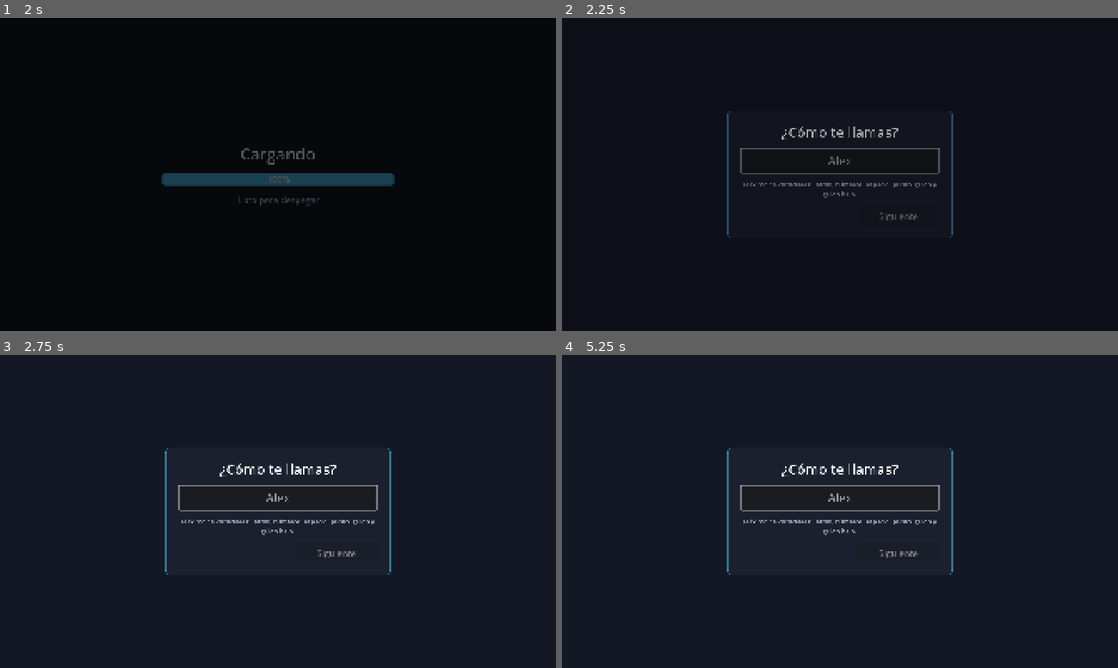
Above: before the commit, frames 1-4 (two rows, left to right).
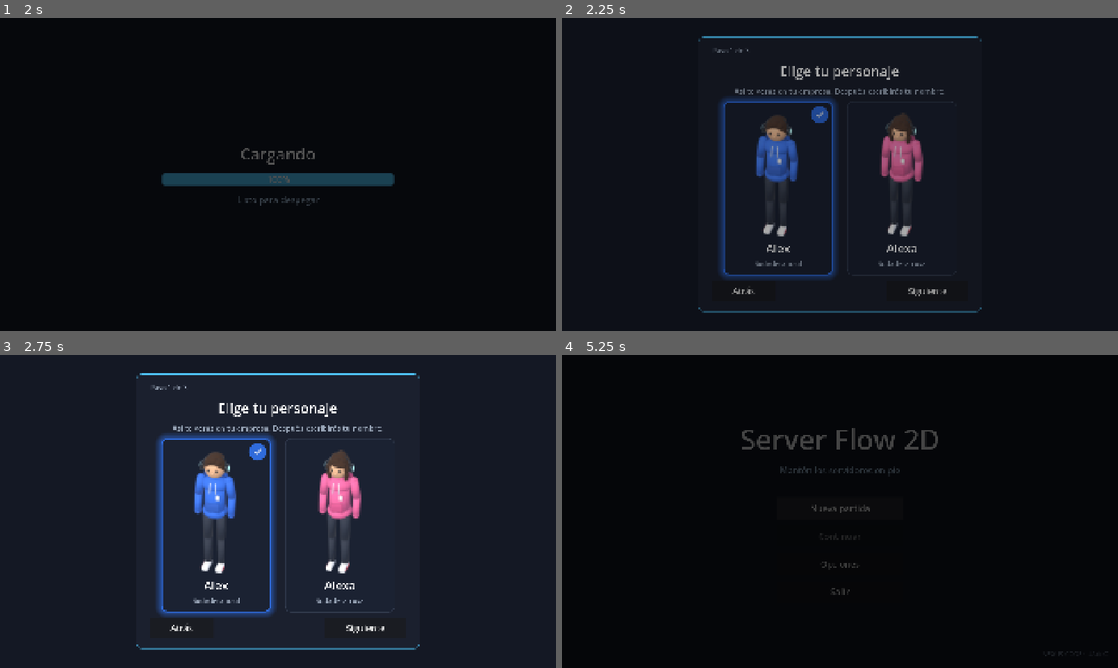
Above: after the commit, the same moments.

Repository: SaidSar/server-flow-2d
Game: Godot game, scene res://scenes/main/main.tscn
The game is run twice, just before and just after one commit, with the same random seed, the same clock (stepped at 60 frames per second) and the same inputs.
Inputs (mouse positions are in pixels of both pictures, inside the frame that each line leads up to):
- Up to frame 1 (2 s): click "Nueva partida" at 0.5 s; move the mouse to (400, 158) at 1.27 s; click (400, 158) at 1.42 s
- Up to frame 2 (2.25 s): move the mouse to (728, 190) at 2.02 s; click (728, 190) at 2.17 s
- Up to frame 3 (2.75 s): no input
- Up to frame 4 (5.25 s): click (778, 524) at 2.77 s; click (901, 524) at 3.52 s; click (745, 627) at 4.25 s, where only the run after the commit has a clickable "Atrás"; click (840, 508) at 5 s, where only the run after the commit has a clickable "Nueva partida"

Frame 1 is identical in both runs. In frame 2, 8.0% of the frame differs, in the area x 24-76%, y 5-95%; in frame 3, 9.2%; in frame 4, 99%, in the area x 0-100%, y 0-100%.

Commit message:
feat: elegir personaje al empezar una partida nueva
Nuevo paso 1 "Elige tu personaje" con una tarjeta por AvatarData;
la seleccionada lleva borde, brillo de su color y palomita. Las tres
ventanas muestran "Paso n de 3", el placeholder del nombre es el del
personaje y Atrás regresa conservando lo elegido.

Co-Authored-By: Claude Opus 5.5 <noreply@anthropic.com>

Diff:
--- /dev/null
+++ b/assets/art/ui/icon_check.svg
@@ -0,0 +1,3 @@
+<svg xmlns="http://www.w3.org/2000/svg" width="96" height="96" viewBox="0 0 96 96">
+  <path d="M20 50 l18 18 38-40" fill="none" stroke="#ffffff" stroke-width="12" stroke-linecap="round" stroke-linejoin="round"/>
+</svg>
--- /dev/null
+++ b/scenes/ui/character_select.tscn
@@ -0,0 +1,75 @@
+[gd_scene format=3]
+
+[ext_resource type="Script" path="res://scripts/ui/character_select.gd" id="1_select"]
+
+[sub_resource type="StyleBoxFlat" id="StyleBoxFlat_window"]
+content_margin_left = 48.0
+content_margin_top = 32.0
+content_margin_right = 48.0
+content_margin_bottom = 36.0
+bg_color = Color(0.105882, 0.12549, 0.180392, 1)
+border_width_left = 2
+border_width_top = 2
+border_width_right = 2
+border_width_bottom = 2
+border_color = Color(0.309804, 0.764706, 0.968627, 1)
+corner_radius_top_left = 18
+corner_radius_top_right = 18
+corner_radius_bottom_right = 18
+corner_radius_bottom_left = 18
+
+[node name="CharacterSelect" type="PanelContainer"]
+custom_minimum_size = Vector2(980, 0)
+theme_override_styles/panel = SubResource("StyleBoxFlat_window")
+script = ExtResource("1_select")
+
+[node name="Content" type="VBoxContainer" parent="."]
+layout_mode = 2
+theme_override_constants/separation = 18
+
+[node name="StepLabel" type="Label" parent="Content"]
+unique_name_in_owner = true
+layout_mode = 2
+theme_override_colors/font_color = Color(0.6, 0.65, 0.72, 1)
+theme_override_font_sizes/font_size = 24
+text = "Paso 1 de 3"
+
+[node name="TitleLabel" type="Label" parent="Content"]
+layout_mode = 2
+theme_override_font_sizes/font_size = 48
+text = "Elige tu personaje"
+horizontal_alignment = 1
+
+[node name="SubtitleLabel" type="Label" parent="Content"]
+layout_mode = 2
+theme_override_colors/font_color = Color(0.6, 0.65, 0.72, 1)
+theme_override_font_sizes/font_size = 26
+text = "Así te verás en tu empresa. Después escribirás tu nombre."
+horizontal_alignment = 1
+autowrap_mode = 3
+
+[node name="Cards" type="HBoxContainer" parent="Content"]
+unique_name_in_owner = true
+layout_mode = 2
+theme_override_constants/separation = 48
+alignment = 1
+
+[node name="Buttons" type="HBoxContainer" parent="Content"]
+layout_mode = 2
+theme_override_constants/separation = 16
+
+[node name="BackButton" type="Button" parent="Content/Buttons"]
+unique_name_in_owner = true
+custom_minimum_size = Vector2(220, 72)
+layout_mode = 2
+text = "Atrás"
+
+[node name="Spacer" type="Control" parent="Content/Buttons"]
+layout_mode = 2
+size_flags_horizontal = 3
+
+[node name="NextButton" type="Button" parent="Content/Buttons"]
+unique_name_in_owner = true
+custom_minimum_size = Vector2(280, 72)
+layout_mode = 2
+text = "Siguiente"
--- a/scenes/ui/name_prompt.tscn
+++ b/scenes/ui/name_prompt.tscn
@@ -26,6 +26,14 @@
 [node name="Content" type="VBoxContainer" parent="."]
 layout_mode = 2
 theme_override_constants/separation = 24
+
+[node name="StepLabel" type="Label" parent="Content"]
+unique_name_in_owner = true
+visible = false
+layout_mode = 2
+theme_override_colors/font_color = Color(0.6, 0.65, 0.72, 1)
+theme_override_font_sizes/font_size = 24
+text = "Paso 2 de 3"
 
 [node name="TitleLabel" type="Label" parent="Content"]
 unique_name_in_owner = true
--- a/scenes/ui/new_game_setup.tscn
+++ b/scenes/ui/new_game_setup.tscn
@@ -2,6 +2,7 @@
 
 [ext_resource type="Script" path="res://scripts/ui/new_game_setup.gd" id="1_setup"]
 [ext_resource type="PackedScene" path="res://scenes/ui/name_prompt.tscn" id="2_prompt"]
+[ext_resource type="PackedScene" path="res://scenes/ui/character_select.tscn" id="3_select"]
 
 [node name="NewGameSetup" type="Control"]
 layout_mode = 3
@@ -29,17 +30,25 @@
 grow_horizontal = 2
 grow_vertical = 2
 
+[node name="CharacterSelect" parent="Center" instance=ExtResource("3_select")]
+unique_name_in_owner = true
+layout_mode = 2
+
 [node name="AvatarPrompt" parent="Center" instance=ExtResource("2_prompt")]
 unique_name_in_owner = true
+visible = false
 layout_mode = 2
+step_text = "Paso 2 de 3"
 title_text = "¿Cómo te llamas?"
 placeholder_text = "Alex"
 confirm_text = "Siguiente"
+back_text = "Atrás"
 
 [node name="CompanyPrompt" parent="Center" instance=ExtResource("2_prompt")]
 unique_name_in_owner = true
 visible = false
 layout_mode = 2
+step_text = "Paso 3 de 3"
 title_text = "¿Cómo se llama tu empresa?"
 placeholder_text = "NexusSoft"
 confirm_text = "Comenzar"
--- /dev/null
+++ b/scripts/ui/character_select.gd
@@ -0,0 +1,155 @@
+class_name CharacterSelect
+extends PanelContainer
+## Paso 1 de la partida nueva: elegir personaje. Hay una tarjeta por cada AvatarData de
+## resources/avatars/; la seleccionada lleva borde y brillo de su color y una palomita.
+
+signal confirmed(avatar_id: StringName)
+signal back_requested
+
+const CARD_SIZE := Vector2(380, 600)
+const CARD_RADIUS := 20
+const CARD_BG := Color("#1b2232")
+const CARD_BORDER := Color("#3a4458")
+const CARD_BORDER_HOVER := Color("#5f6b85")
+const SELECTED_BORDER_WIDTH := 5
+const GLOW_SIZE := 22
+const CHECK_SIZE := 60.0
+const CHECK_ICON := preload("res://assets/art/ui/icon_check.svg")
+
+@onready var _cards_box: HBoxContainer = %Cards
+@onready var _back_button: Button = %BackButton
+@onready var _next_button: Button = %NextButton
+
+var _cards: Dictionary[StringName, Button] = {}
+var _checks: Dictionary[StringName, Control] = {}
+var _group := ButtonGroup.new()
+var _selected_id: StringName = AvatarData.DEFAULT_ID
+
+
+func _ready() -> void:
+	for avatar: AvatarData in AvatarData.load_all():
+		_add_card(avatar)
+	_back_button.pressed.connect(back_requested.emit)
+	_next_button.pressed.connect(_on_next_pressed)
+	visibility_changed.connect(_on_visibility_changed)
+	select(_selected_id)
+
+
+func get_selected_id() -> StringName:
+	return _selected_id
+
+
+func get_card(avatar_id: StringName) -> Button:
+	return _cards.get(avatar_id)
+
+
+func select(avatar_id: StringName) -> void:
+	if _cards.has(avatar_id):
+		_cards[avatar_id].button_pressed = true
+
+
+func _add_card(avatar: AvatarData) -> void:
+	var card := Button.new()
+	card.name = "Card_%s" % avatar.id
+	card.toggle_mode = true
+	card.button_group = _group
+	card.custom_minimum_size = CARD_SIZE
+	card.tooltip_text = avatar.display_name
+	var idle := _card_style(CARD_BORDER, 2, Color.TRANSPARENT)
+	var hover := _card_style(CARD_BORDER_HOVER, 2, Color.TRANSPARENT)
+	var selected := _card_style(avatar.color, SELECTED_BORDER_WIDTH, Color(avatar.color, 0.55))
+	card.add_theme_stylebox_override(&"normal", idle)
+	card.add_theme_stylebox_override(&"hover", hover)
+	card.add_theme_stylebox_override(&"pressed", selected)
+	card.add_theme_stylebox_override(&"hover_pressed", selected)
+	card.add_theme_stylebox_override(&"focus", StyleBoxEmpty.new())
+
+	var margin := MarginContainer.new()
+	margin.set_anchors_and_offsets_preset(Control.PRESET_FULL_RECT)
+	margin.mouse_filter = Control.MOUSE_FILTER_IGNORE
+	for side: String in ["left", "top", "right", "bottom"]:
+		margin.add_theme_constant_override("margin_" + side, 24)
+	card.add_child(margin)
+
+	var content := VBoxContainer.new()
+	content.mouse_filter = Control.MOUSE_FILTER_IGNORE
+	content.add_theme_constant_override(&"separation", 8)
+	margin.add_child(content)
+
+	var portrait := TextureRect.new()
+	portrait.texture = load(avatar.select) as Texture2D
+	portrait.expand_mode = TextureRect.EXPAND_IGNORE_SIZE
+	portrait.stretch_mode = TextureRect.STRETCH_KEEP_ASPECT_CENTERED
+	portrait.size_flags_vertical = Control.SIZE_EXPAND_FILL
+	portrait.mouse_filter = Control.MOUSE_FILTER_IGNORE
+	content.add_child(portrait)
+	content.add_child(_card_label(avatar.display_name, 40, Color.WHITE))
+	content.add_child(_card_label(avatar.description, 24, Color(0.6, 0.65, 0.72)))
+
+	var check := _check_badge(avatar.color)
+	card.add_child(check)
+	_checks[avatar.id] = check
+
+	card.toggled.connect(_on_card_toggled.bind(avatar.id))
+	_cards_box.add_child(card)
+	_cards[avatar.id] = card
+
+
+func _card_style(border: Color, border_width: int, glow: Color) -> StyleBoxFlat:
+	var style := StyleBoxFlat.new()
+	style.bg_color = CARD_BG
+	style.border_color = border
+	style.set_border_width_all(border_width)
+	style.set_corner_radius_all(CARD_RADIUS)
+	style.shadow_color = glow
+	style.shadow_size = GLOW_SIZE if glow.a > 0.0 else 0
+	return style
+
+
+func _card_label(text: String, font_size: int, color: Color) -> Label:
+	var label := Label.new()
+	label.text = text
+	label.horizontal_alignment = HORIZONTAL_ALIGNMENT_CENTER
+	label.add_theme_font_size_override(&"font_size", font_size)
+	label.add_theme_color_override(&"font_color", color)
+	label.mouse_filter = Control.MOUSE_FILTER_IGNORE
+	return label
+
+
+## Círculo del color del personaje con la palomita, en la esquina superior derecha de la tarjeta.
+func _check_badge(color: Color) -> Control:
+	var badge := Panel.new()
+	var style := StyleBoxFlat.new()
+	style.bg_color = color
+	style.set_corner_radius_all(int(CHECK_SIZE))
+	badge.add_theme_stylebox_override(&"panel", style)
+	badge.mouse_filter = Control.MOUSE_FILTER_IGNORE
+	badge.set_anchors_preset(Control.PRESET_TOP_RIGHT)
+	badge.offset_left = -CHECK_SIZE - 16.0
+	badge.offset_top = 16.0
+	badge.offset_right = -16.0
+	badge.offset_bottom = CHECK_SIZE + 16.0
+	var icon := TextureRect.new()
+	icon.texture = CHECK_ICON
+	icon.expand_mode = TextureRect.EXPAND_IGNORE_SIZE
+	icon.stretch_mode = TextureRect.STRETCH_KEEP_ASPECT_CENTERED
+	icon.set_anchors_and_offsets_preset(Control.PRESET_FULL_RECT, Control.PRESET_MODE_MINSIZE, 10)
+	icon.mouse_filter = Control.MOUSE_FILTER_IGNORE
+	badge.add_child(icon)
+	badge.hide()
+	return badge
+
+
+func _on_card_toggled(pressed: bool, avatar_id: StringName) -> void:
+	_checks[avatar_id].visible = pressed
+	if pressed:
+		_selected_id = avatar_id
+
+
+func _on_next_pressed() -> void:
+	confirmed.emit(_selected_id)
+
+
+func _on_visibility_changed() -> void:
+	if is_visible_in_tree() and _cards.has(_selected_id):
+		_cards[_selected_id].grab_focus.call_deferred()
--- a/scripts/ui/name_prompt.gd
+++ b/scripts/ui/name_prompt.gd
@@ -9,12 +9,15 @@
 const MAX_LENGTH := 16
 const INVALID_CHARS_PATTERN := "[^A-Za-z0-9ÁÉÍÓÚÜÑáéíóúüñ ._\\-]"
 
+## Paso del flujo ("Paso 2 de 3"), arriba a la izquierda. Vacío = sin etiqueta.
+@export var step_text := ""
 @export var title_text := "¿Cómo te llamas?"
 @export var placeholder_text := "Alex"
 @export var confirm_text := "Siguiente"
 ## Texto del botón para regresar. Vacío = sin botón.
 @export var back_text := ""
 
+@onready var _step_label: Label = %StepLabel
 @onready var _title_label: Label = %TitleLabel
 @onready var _name_edit: LineEdit = %NameEdit
 @onready var _confirm_button: Button = %ConfirmButton
@@ -25,6 +28,8 @@
 
 func _ready() -> void:
 	_invalid_chars.compile(INVALID_CHARS_PATTERN)
+	_step_label.text = step_text
+	_step_label.visible = not step_text.is_empty()
 	_title_label.text = title_text
 	_name_edit.placeholder_text = placeholder_text
 	_name_edit.max_length = MAX_LENGTH
@@ -44,6 +49,13 @@
 ## Texto escrito, sin espacios al inicio ni al final.
 func get_value() -> String:
 	return _name_edit.text.strip_edges()
+
+
+## Texto de ejemplo del campo (p. ej. el nombre del personaje elegido).
+func set_placeholder(text: String) -> void:
+	placeholder_text = text
+	if is_node_ready():
+		_name_edit.placeholder_text = text
 
 
 func is_value_valid() -> bool:
--- a/scripts/ui/new_game_setup.gd
+++ b/scripts/ui/new_game_setup.gd
@@ -1,31 +1,45 @@
 extends Control
-## Flujo de partida nueva: ventana 1 (nombre del avatar) → ventana 2 (nombre de la empresa).
-## Al confirmar crea la partida, la guarda y abre el cuarto.
+## Flujo de partida nueva: paso 1 (elegir personaje) → paso 2 (nombre del avatar)
+## → paso 3 (nombre de la empresa). Al confirmar crea la partida, la guarda y abre el cuarto.
+## "Atrás" regresa al paso anterior conservando lo elegido; desde el paso 1, al título.
 
+@onready var _character_select: CharacterSelect = %CharacterSelect
 @onready var _avatar_prompt: NamePrompt = %AvatarPrompt
 @onready var _company_prompt: NamePrompt = %CompanyPrompt
 
 
 func _ready() -> void:
+	_character_select.confirmed.connect(_on_character_confirmed)
+	_character_select.back_requested.connect(_on_back_to_title)
 	_avatar_prompt.confirmed.connect(_on_avatar_confirmed)
+	_avatar_prompt.back_requested.connect(_show_step.bind(_character_select))
 	_company_prompt.confirmed.connect(_on_company_confirmed)
-	_company_prompt.back_requested.connect(_show_avatar_prompt)
-	_show_avatar_prompt()
+	_company_prompt.back_requested.connect(_show_step.bind(_avatar_prompt))
+	_show_step(_character_select)
 
 
-func _show_avatar_prompt() -> void:
-	_company_prompt.hide()
-	_avatar_prompt.show()
+func _show_step(step: Control) -> void:
+	for panel: Control in [_character_select, _avatar_prompt, _company_prompt]:
+		panel.visible = panel == step
+
+
+func _on_character_confirmed(avatar_id: StringName) -> void:
+	_avatar_prompt.set_placeholder(AvatarData.find(avatar_id).display_name)
+	_show_step(_avatar_prompt)
 
 
 func _on_avatar_confirmed(_avatar_name: String) -> void:
-	_avatar_prompt.hide()
-	_company_prompt.show()
+	_show_step(_company_prompt)
 
 
 func _on_company_confirmed(company_name: String) -> void:
 	if SceneRouter.is_changing():
 		return
-	GameState.start_new_game(_avatar_prompt.get_value(), company_name)
+	GameState.start_new_game(_avatar_prompt.get_value(), company_name, _character_select.get_selected_id())
 	SaveSystem.save_game()
 	SceneRouter.goto_current_room()
+
+
+func _on_back_to_title() -> void:
+	if not SceneRouter.is_changing():
+		SceneRouter.goto(Paths.TITLE_MENU)
Not shown, added: assets/art/ui/icon_check.svg.import
Not shown, added: scripts/ui/character_select.gd.uid
